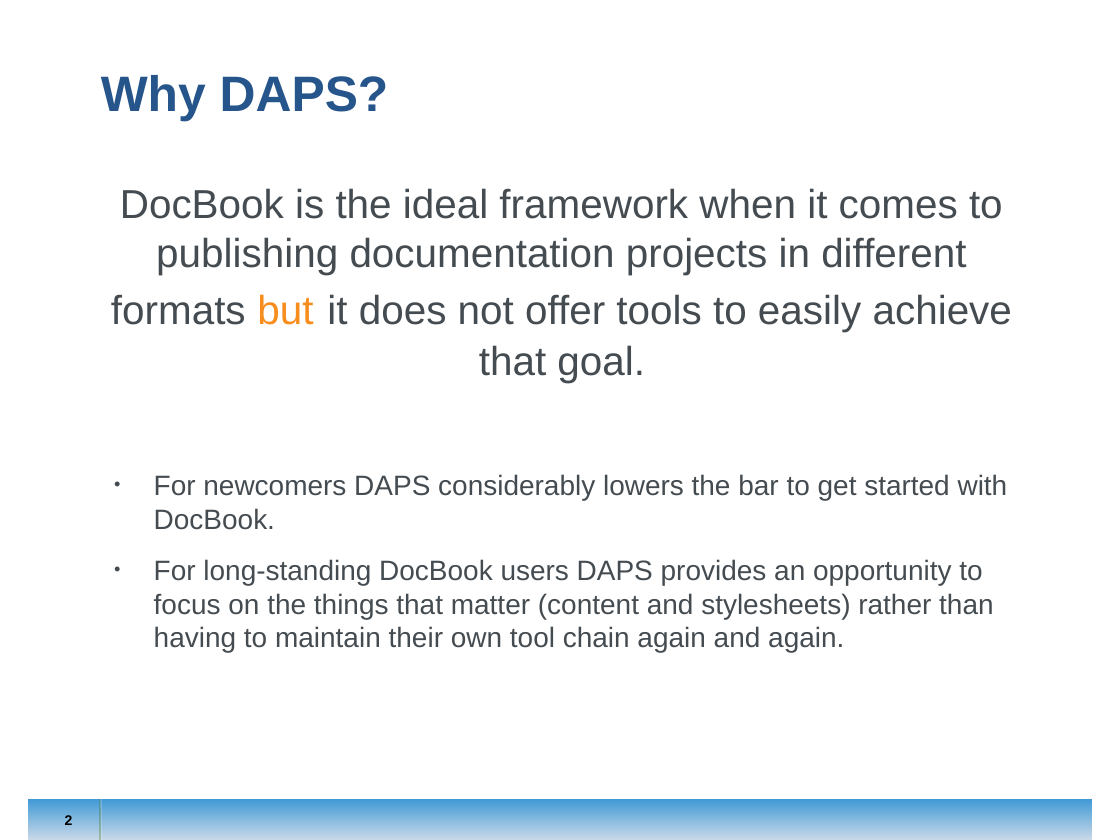
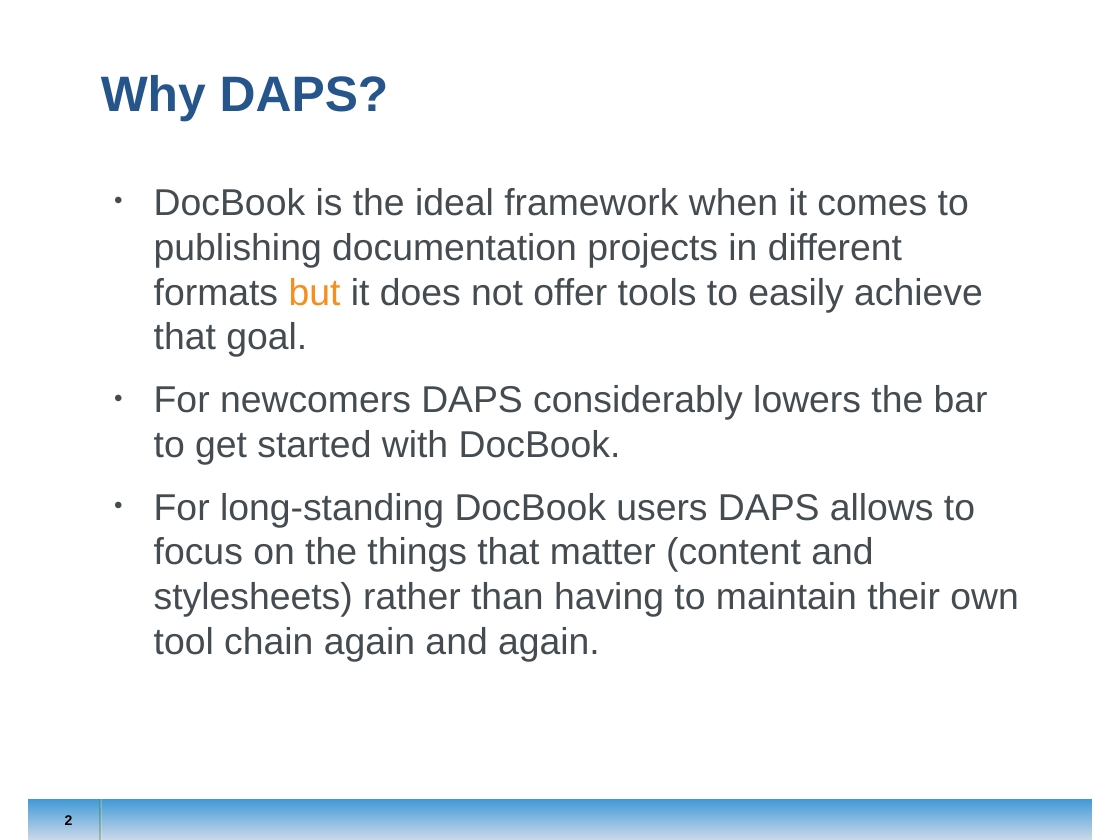
Before and after one commit to openSUSE/daps, a slide deck: slide 2 of doc/presentation/daps_linuxtag_2012.odp. Drawn at 1120x840 pixels with LibreOffice and Linux fonts; fonts in the diff are those of the drawing; background and template pictures are left out. Boxes give left, top, right and bottom in pixels: in the first picture for what was removed or moved away, otherwise in the second. Text is boxed around its words. In the diff, an @@ line names an element or a change of style, - is before the commit and + after.

```diff
--- a/doc/presentation/daps_linuxtag_2012.odp
+++ b/doc/presentation/daps_linuxtag_2012.odp
@@ text at (154,188,988,465): size 26 to 24 pt in "DocBook is the ideal framework when it ..."; size 18 to 24 pt in "For newcomers DAPS considerably lowers the bar ..."; alignment centre to left; bullet none to • @@
@@ text at (154,493,1018,662): text changed; size 18 to 24 pt @@
-• For long-standing DocBook users DAPS provides an opportunity to focus on the things that matter (content and stylesheets) rather than having to maintain their own tool chain again and again.
+• For long-standing DocBook users DAPS allows to focus on the things that matter (content and stylesheets) rather than having to maintain their own tool chain again and again.
```
Also in this commit, not shown: 4 other slides changed.
